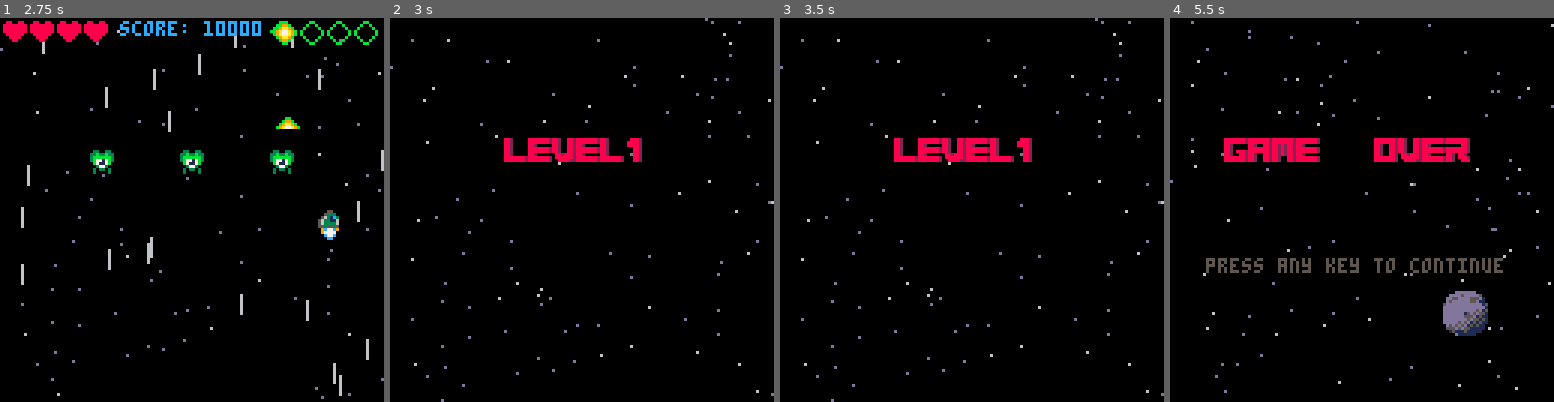
Above: before the commit, frames 1-4 (left to right).
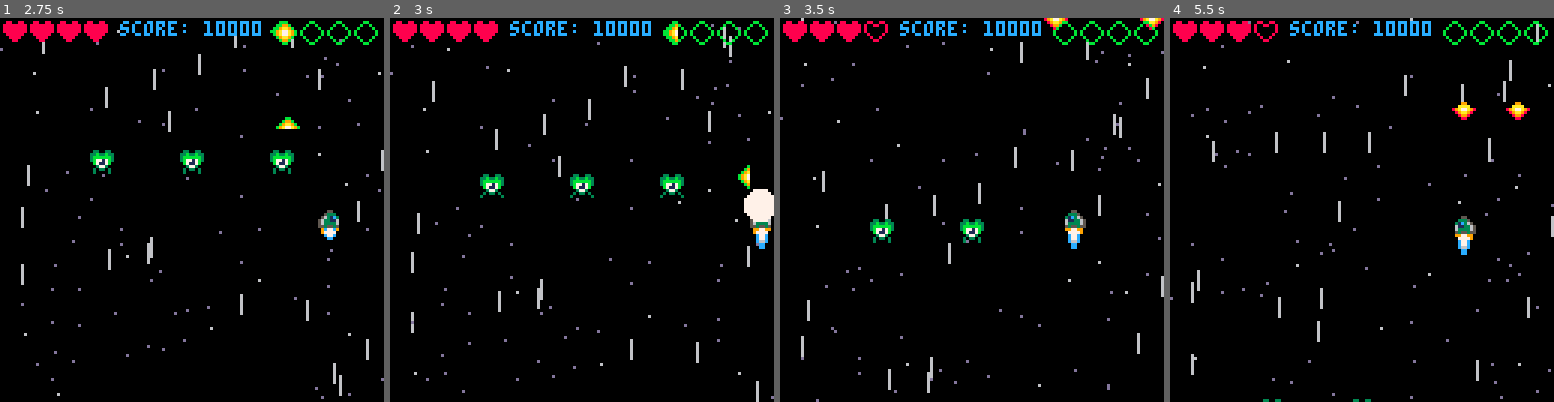
Above: after the commit, the same moments.

Repository: simonanger/pico8_shmup
Game: PICO-8 cartridge shmup.p8
Two runs of this game, one before a commit and one after it. Both use one fixed random seed, a clock stepped at 60 frames per second and the inputs below.
Inputs:
- Up to frame 1 (2.75 s): tap X (X key) at 0.33, 1.07, 1.85 s; tap O (Z key) at 0.7, 1.7, 2.1, 2.5 s; hold Right 1.6-2.1 s; hold Up 2.15-2.42 s; hold Right from 2.47 s (still down)
- Up to frame 2 (3 s): keep holding Right; tap O (Z key) at 2.9 s; tap X (X key) at 2.97 s
- Up to frame 3 (3.5 s): release Right at 3.03 s; hold Left from 3.08 s (still down); tap O (Z key) at 3.3 s
- Up to frame 4 (5.5 s): release Left at 3.58 s; hold Down 3.63-3.97 s; tap O (Z key) every 0.4 s from 3.7 to 5.3 s; hold Right 4.02-4.68 s; tap X (X key) at 4.08, 5.2 s; hold Up 4.73-5.03 s; hold Left from 5.08 s (still down)

Frame 1 is identical in both runs. In frame 2, 7.0% of the frame differs, in the area x 0-100%, y 0-100%; in frame 3, 6.4%; in frame 4, 9.5%.

Commit message:
players can now die

Diff:
--- a/shmup.p8
+++ b/shmup.p8
@@ -188,9 +188,6 @@
   boom=17
   muzzle=7
   bombs=bombs-1
-  if bombs==0 then
-   mode="over"
-  end
  end
  if btnp(5) then
 
@@ -279,6 +276,11 @@
   if col(myen,ship) then
    lives-=1
    sfx(4)
+   del(enemies,myen)
+  end
+
+  if lives==0 then
+   mode="over"
   end
  end
 
